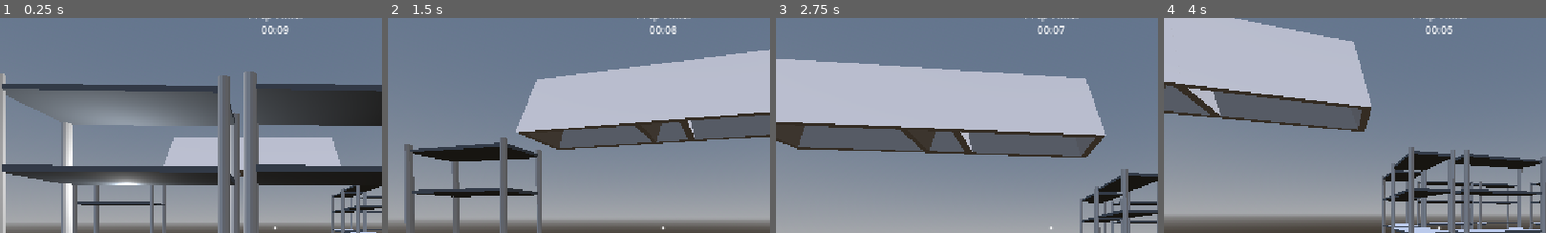
Above: before the commit, frames 1-4 (left to right).
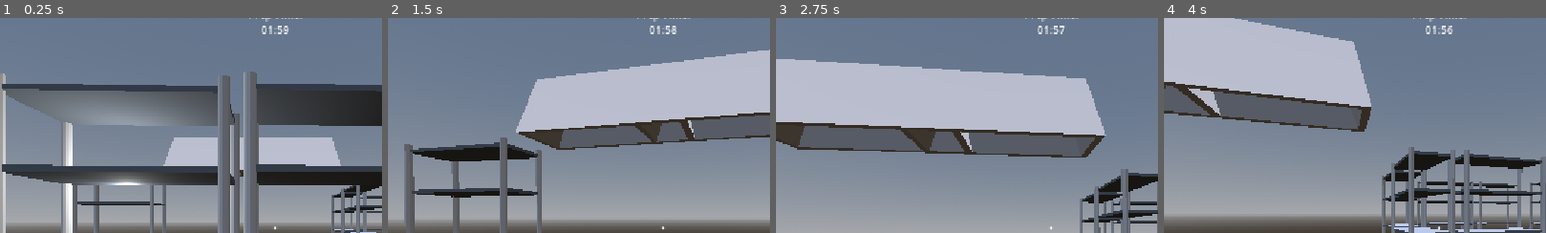
Above: after the commit, the same moments.

Repository: AlexLietha/Slacker
Game: Godot game, scene res://Scenes/FunctionalKitchen.tscn
The game is run twice, just before and just after one commit, with the same random seed, the same clock (stepped at 60 frames per second) and the same inputs. The project has no main scene, so this scene is started directly.
Inputs (mouse positions are % of the whole screen's width and height, from its top left):
- Up to frame 1 (0.25 s): no input
- Up to frame 2 (1.5 s): tap Enter (ui_accept) at 0.5, 0.77 s; move the mouse to (55, 50) at 0.52 s; hold W (moveForward) from 0.53 s (still down); right-click (55, 50) at 0.6 s; move the mouse to (45, 50) at 1.27 s; tap E (interact) at 1.35 s
- Up to frame 3 (2.75 s): keep holding W (moveForward); tap Enter (ui_accept) at 1.52, 2 s; move the mouse to (52, 48) at 2.02 s; tap ` (reassignRoles) at 2.1 s
- Up to frame 4 (4 s): keep holding W (moveForward); tap Enter (ui_accept) at 2.75, 3.02, 3.5, 3.77 s; move the mouse to (49, 52) at 2.77 s; right-click (49, 52) at 2.85 s; move the mouse to (57, 51) at 3.52 s; tap E (interact) at 3.6 s
The pictures show only the part of the screen within x 14-64%, y 3-53%; the shares and areas given below are measured in that part.

The runs differ from the first frame. In frame 1, less than 0.1% of the frame differs, in the area x 69-75%, y 3-8%; in frame 2, less than 0.1%; in frame 3, less than 0.1%; in frame 4, 0.1%, in the area x 70-76%, y 3-8%.

Commit message:
Reset timer to basic values (prep time: 120sec, shift time: 480sec)

Diff:
--- a/slacker/Scripts/round_timer.gd
+++ b/slacker/Scripts/round_timer.gd
@@ -9,7 +9,7 @@
 @onready var timer = $"."
 
 @export var round_name = ["Prep Time!", "Get to Work!"]
-@export var round_time = [10,480]
+@export var round_time = [120,480]
 
 var round_num = 0
 
